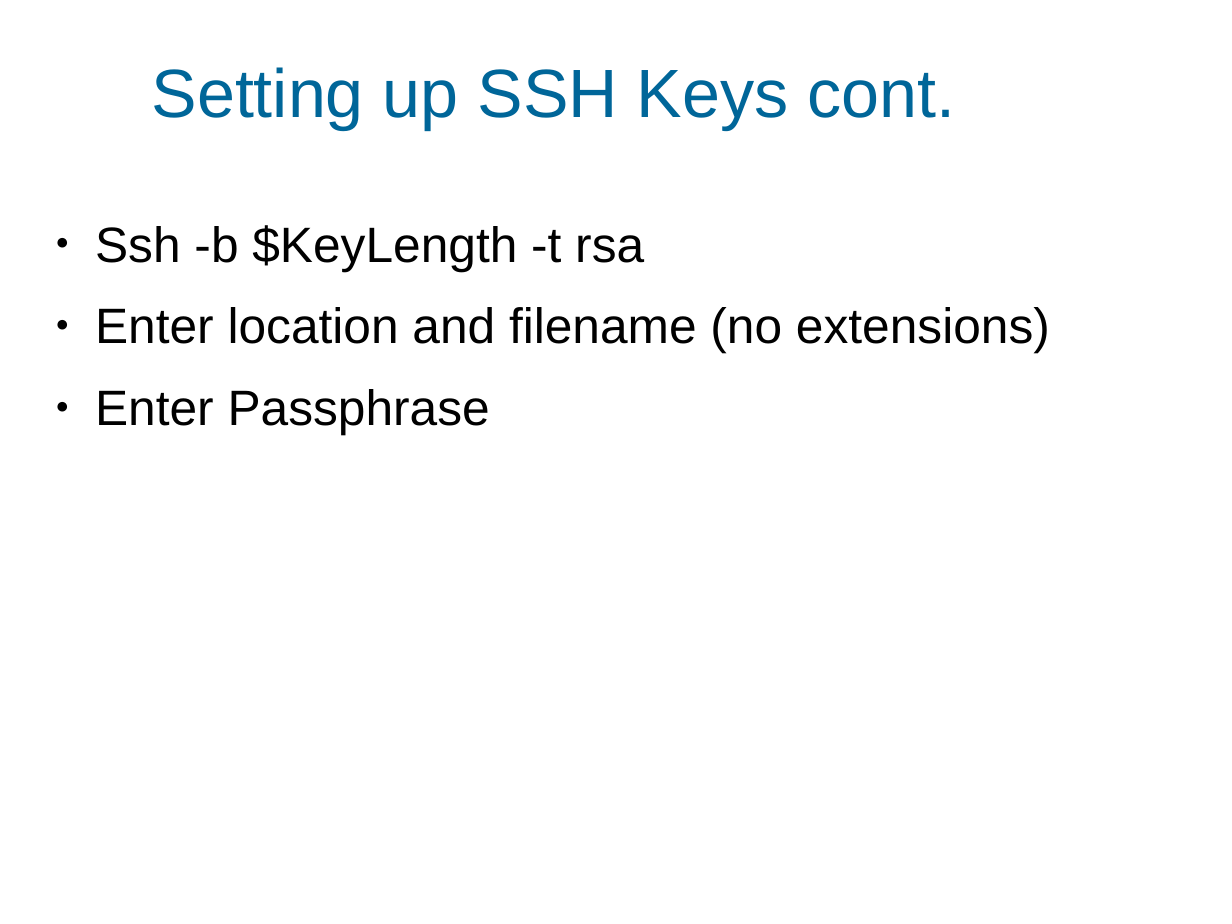
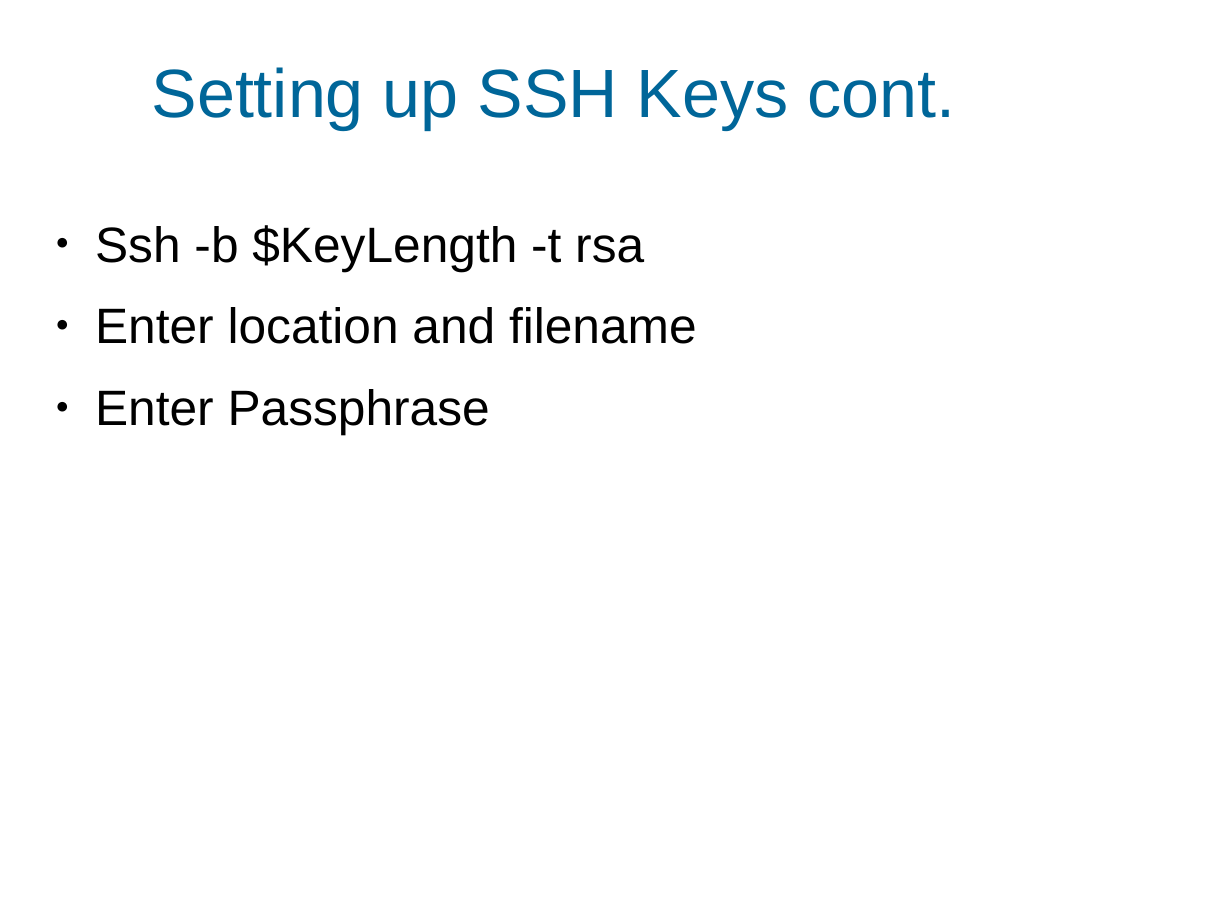
Before and after one commit to daemoneye/Gitolite-talk, a slide deck: slide 7 of gitolite.odp. Drawn at 1232x924 pixels with LibreOffice and Linux fonts; fonts in the diff are those of the drawing; background and template pictures are left out. Boxes give left, top, right and bottom in pixels: in the first picture for what was removed or moved away, otherwise in the second. Text is boxed around its words. In the diff, an @@ line names an element or a change of style, - is before the commit and + after.

Commit message:
Cleaned up text on slides

```diff
--- a/gitolite.odp
+++ b/gitolite.odp
@@ text at <box>95,307,697,344</box>: text changed @@
-● Enter location and filename (no extensions)
+● Enter location and filename
```
Also in this commit, not shown: 2 other slides changed.
